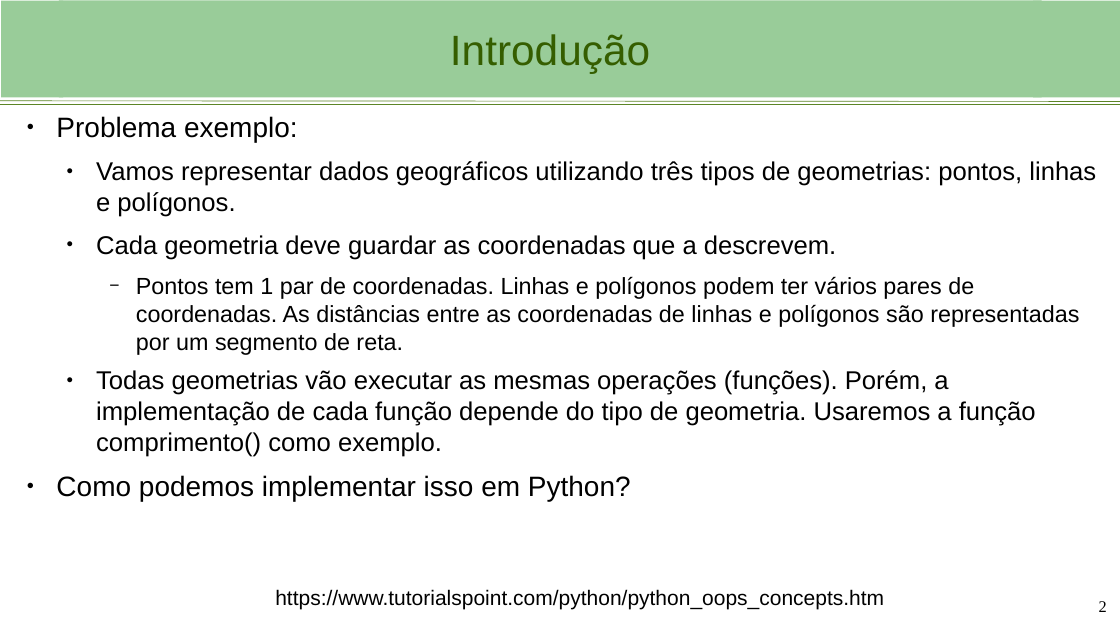
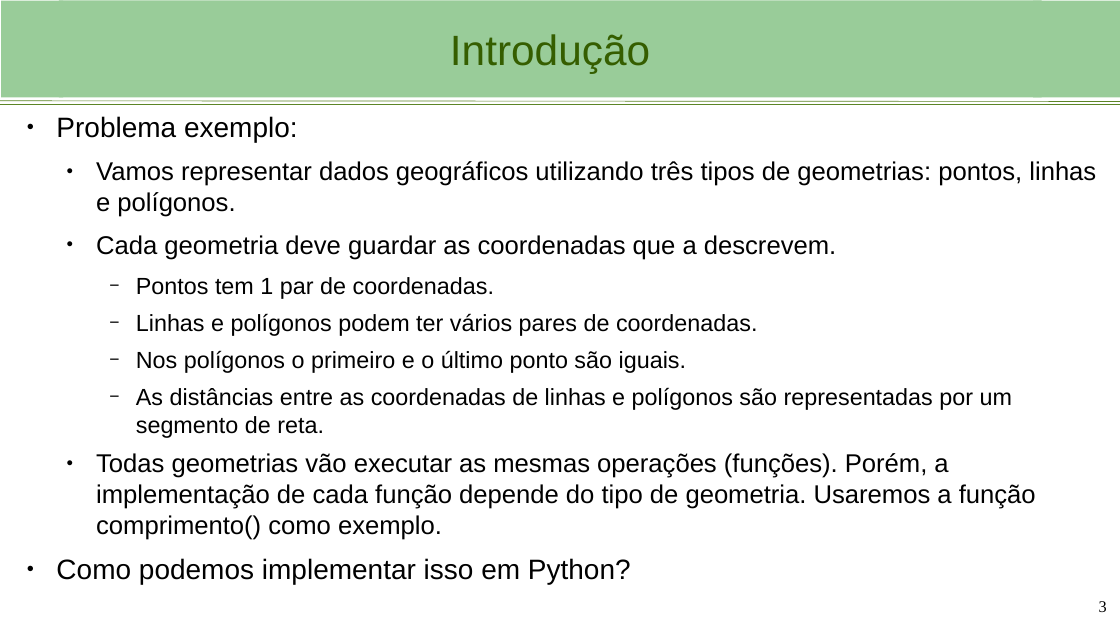
Before and after one commit to viniciusbrito1/progcart, a slide deck: slide 3 of aulas/Aula_3_Python_OOP.odp (slide 2 before the commit). Drawn at 1120x630 pixels with LibreOffice and Linux fonts; fonts in the diff are those of the drawing; background and template pictures are left out. Boxes give left, top, right and bottom in pixels: in the first picture for what was removed or moved away, otherwise in the second. Text is boxed around its words. In the diff, an @@ line names an element or a change of style, - is before the commit and + after.

```diff
--- a/aulas/Aula_3_Python_OOP.odp
+++ b/aulas/Aula_3_Python_OOP.odp
@@ text at (x1=136, y1=277, x2=1012, y2=438): text changed @@
-    − Pontos tem 1 par de coordenadas. Linhas e polígonos podem ter vários pares de coordenadas. As distâncias entre as coordenadas de linhas e polígonos são representadas por um segmento de reta.
+    − Pontos tem 1 par de coordenadas.
+    − Linhas e polígonos podem ter vários pares de coordenadas.
+    − Nos polígonos o primeiro e o último ponto são iguais.
+    − As distâncias entre as coordenadas de linhas e polígonos são representadas por um segmento de reta.
@@ text removed at (x1=275, y1=589, x2=884, y2=609) @@
-https://www.tutorialspoint.com/python/python_oops_concepts.htm
@@ page number at (x1=1099, y1=601, x2=1107, y2=612): text changed @@
-2
+3
```
Also in this commit, not shown: 1 other slide changed, 1 slide added, 4 other files.
